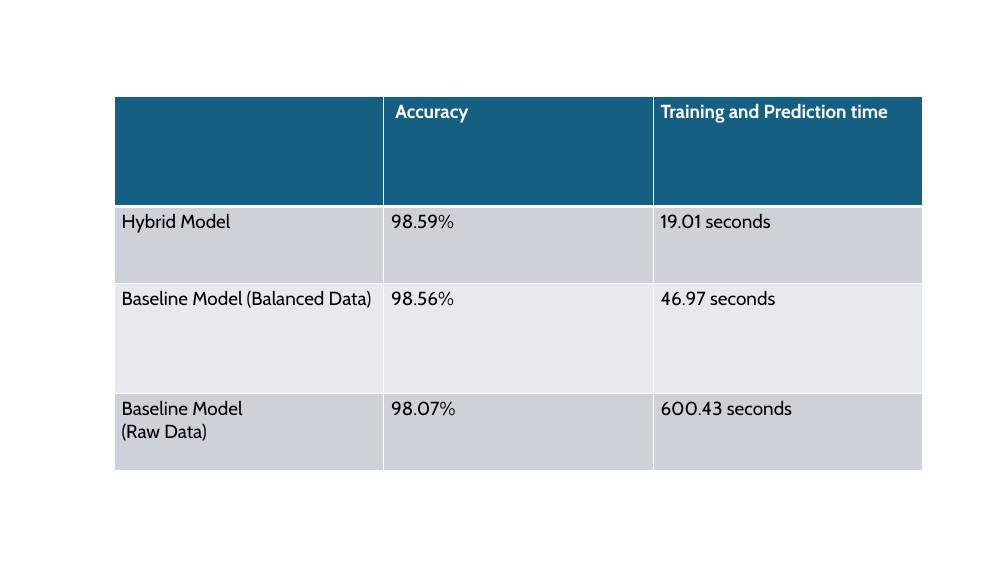
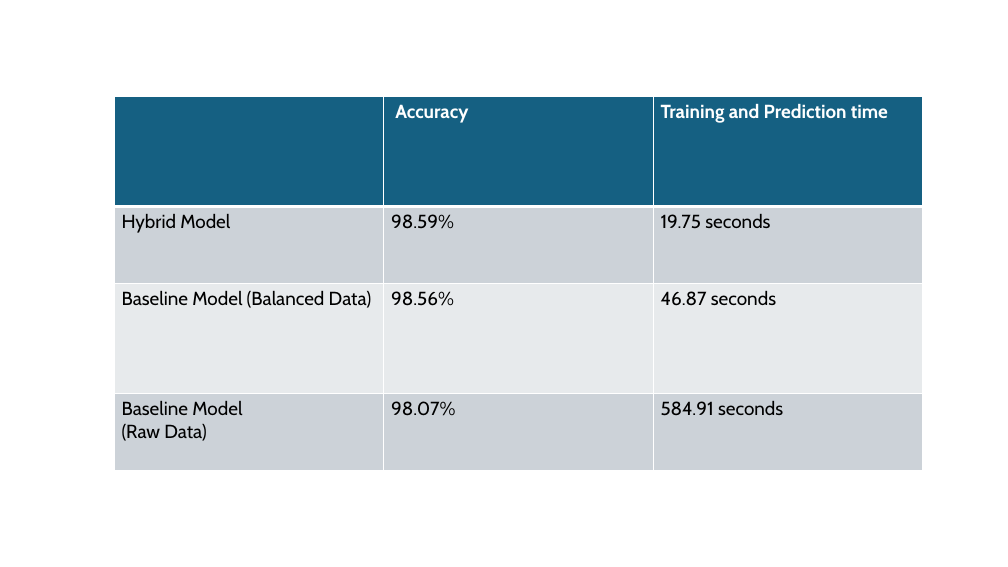
Before and after one commit to b2200356003/DataScienceCapstoneProject, a slide deck: slide 22 of DSCP Sunum.pptx. Drawn at 1008x567 pixels with LibreOffice and Linux fonts; fonts in the diff are those of the drawing. Boxes give left, top, right and bottom in pixels: in the first picture for what was removed or moved away, otherwise in the second. Text is boxed around its words. In the diff, an @@ line names an element or a change of style, - is before the commit and + after.

```diff
--- a/DSCP Sunum.pptx
+++ b/DSCP Sunum.pptx
@@ table at [114, 97, 922, 470] @@
-row 2, column 3: 19.01 seconds
+row 2, column 3: 19.75 seconds
-row 3, column 3: 46.97 seconds
+row 3, column 3: 46.87 seconds
-row 4, column 3: 600.43 seconds
+row 4, column 3: 584.91 seconds
```
Also in this commit, not shown: 1 other slide changed, 2 other files.
